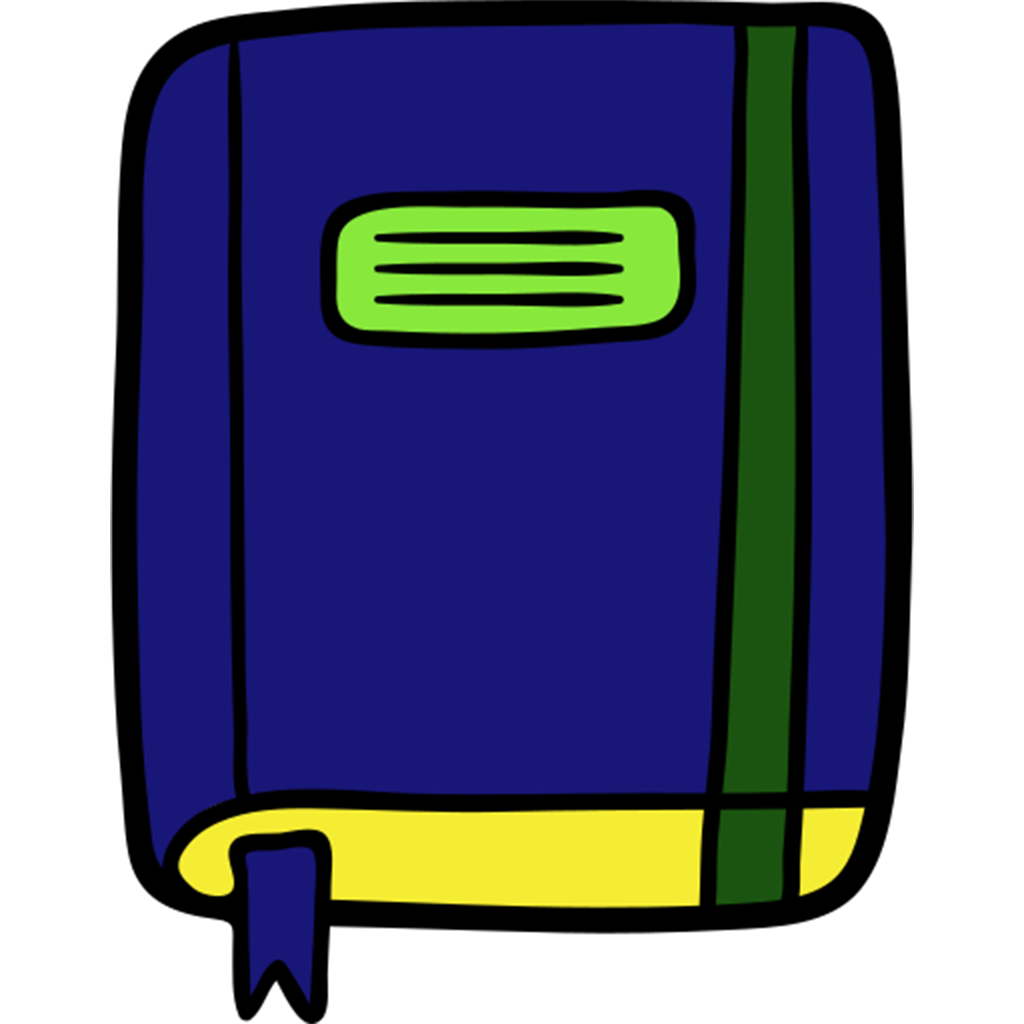
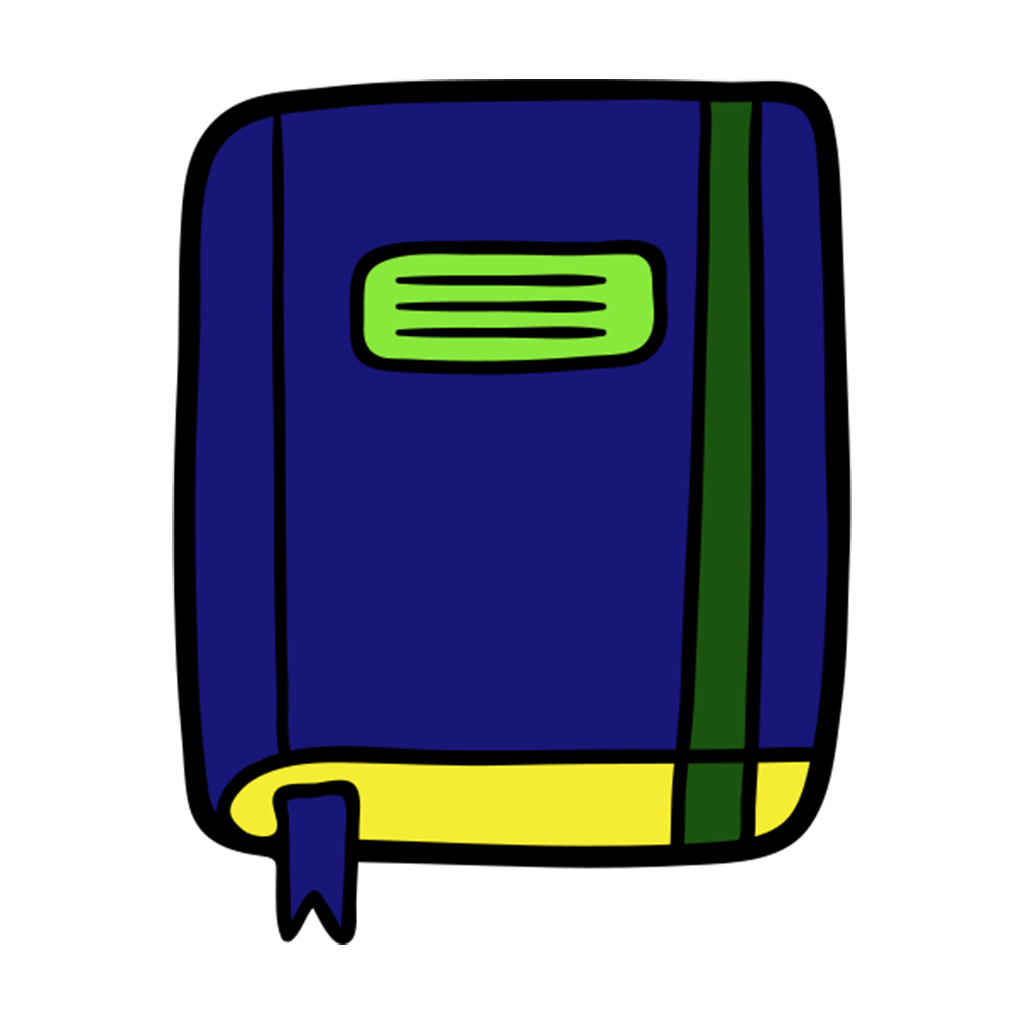
Two versions of the same layered image (w=1024, h=1024). Layer-by-layer changes:
painted on "레이어 1" over [110,0,914,1024]
